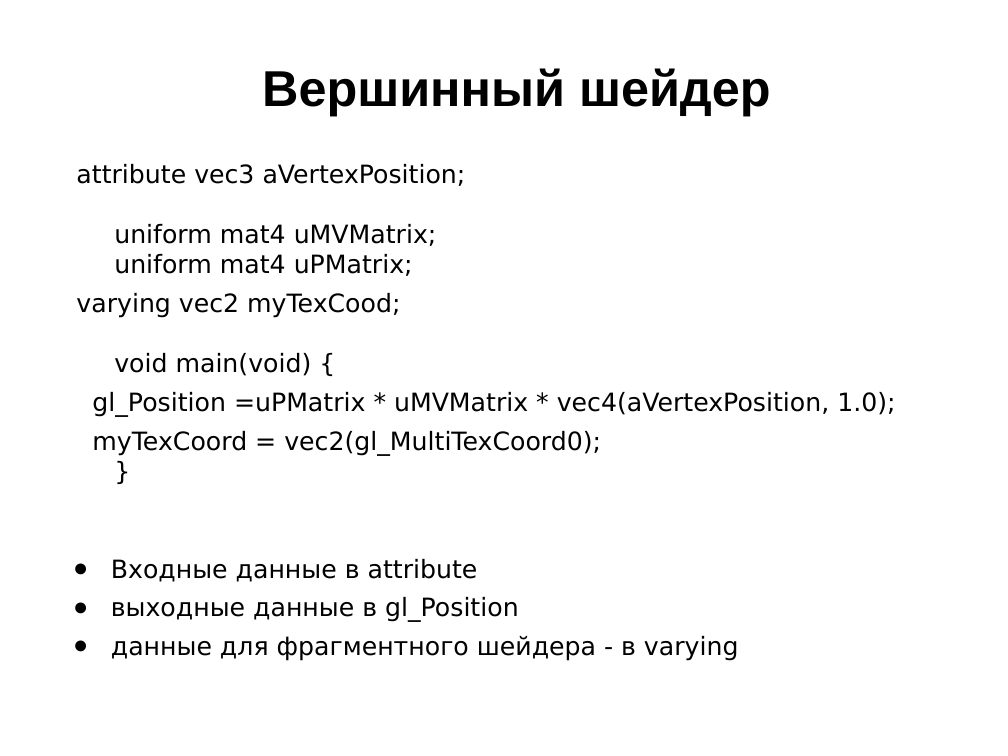
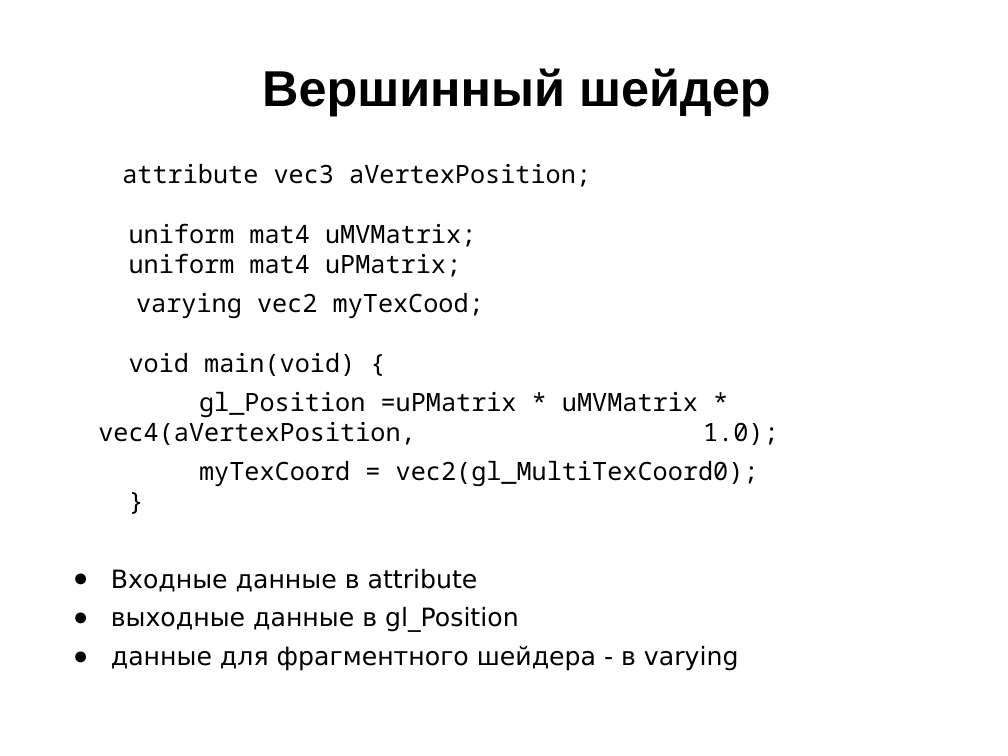
Before and after one commit to schadov/241m-lectures, a slide deck: slide 12 of Lecture-webgl.pptx (slide 14 before the commit). Drawn at 1008x756 pixels with LibreOffice and Linux fonts; fonts in the diff are those of the drawing. Boxes give left, top, right and bottom in pixels: in the first picture for what was removed or moved away, otherwise in the second. Text is boxed around its words. In the diff, an @@ line names an element or a change of style, - is before the commit and + after.

```diff
--- a/Lecture-webgl.pptx
+++ b/Lecture-webgl.pptx
@@ text at bbox=[98, 164, 779, 486]: font DejaVu Sans to Noto Sans Mono in "attribute vec3 aVertexPosition; uniform mat4 uMVMatrix; unif ...", "varying vec2 myTexCood; void main(void) {", "gl_Position =uPMatrix * uMVMatrix * vec4(aVertexPosition, 1. ...", "myTexCoord = vec2(gl_MultiTexCoord0); }" @@
```
Also in this commit, not shown: 5 other slides changed, 2 slides added, 4 slides removed.
